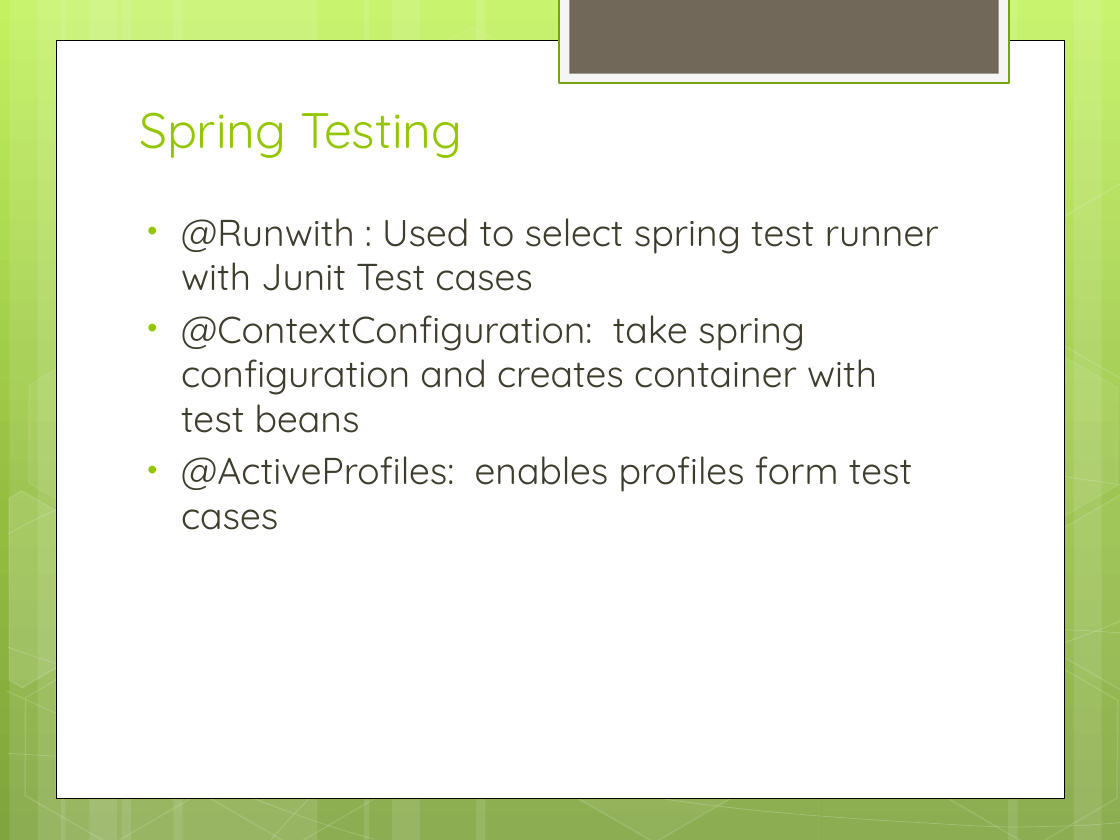
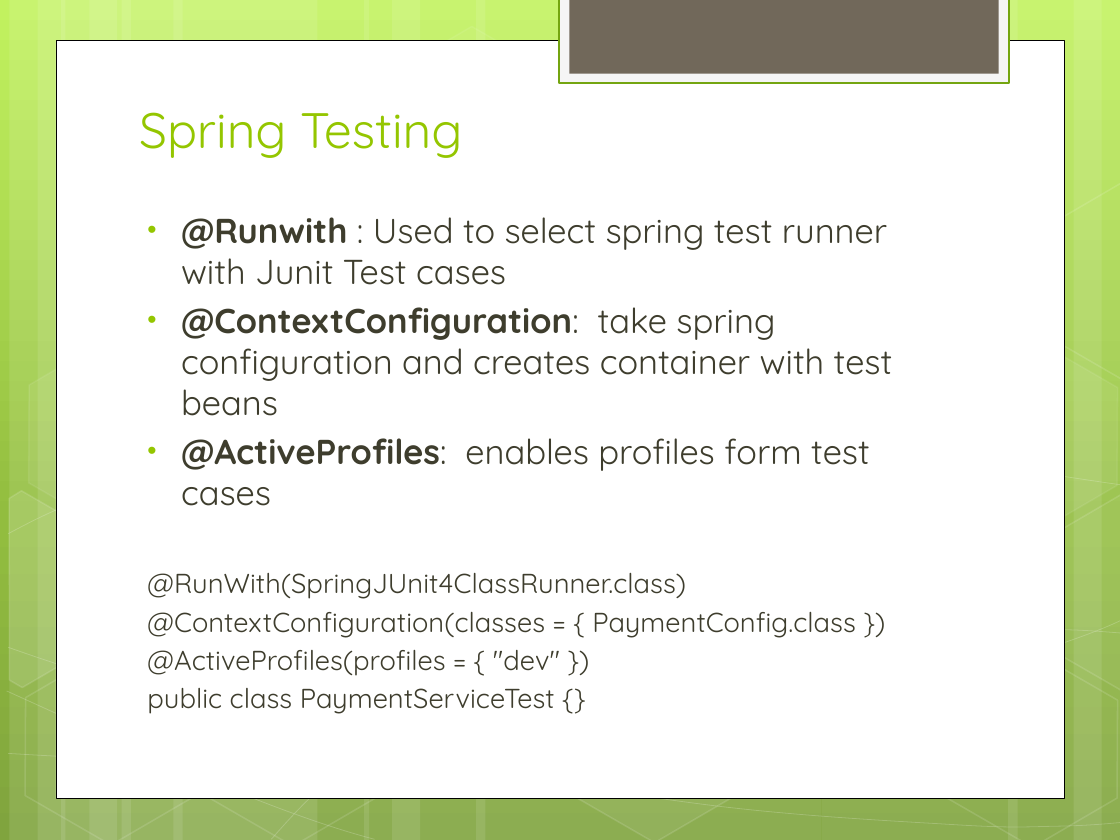
Before and after one commit to IPython-Learn/spring-java-training, a slide deck: slide 23 of SpringJavaTraining.pptx (slide 19 before the commit). Drawn at 1120x840 pixels with LibreOffice and Linux fonts; fonts in the diff are those of the drawing. Boxes give left, top, right and bottom in pixels: in the first picture for what was removed or moved away, otherwise in the second. Text is boxed around its words. In the diff, an @@ line names an element or a change of style, - is before the commit and + after.

Commit message:
conditional beans

```diff
--- a/SpringJavaTraining.pptx
+++ b/SpringJavaTraining.pptx
@@ text at bbox=[181, 217, 893, 506]: size 24 to 22.2 pt in "@Runwith : Used to select spring test ...", "@ContextConfiguration: take spring configuration and creates ...", "@ActiveProfiles: enables profiles form test cases"; bold on in "@Runwith", "@ContextConfiguration:", "@ActiveProfiles:" @@
@@ text at bbox=[147, 573, 855, 714]: paragraphs added @@
+@RunWith(SpringJUnit4ClassRunner.class)
+@ContextConfiguration(classes = { PaymentConfig.class })
+@ActiveProfiles(profiles = { "dev" })
+public class PaymentServiceTest {}
```
Also in this commit, not shown: 7 other slides changed, 6 slides added, 8 slides removed, 23 other files.
